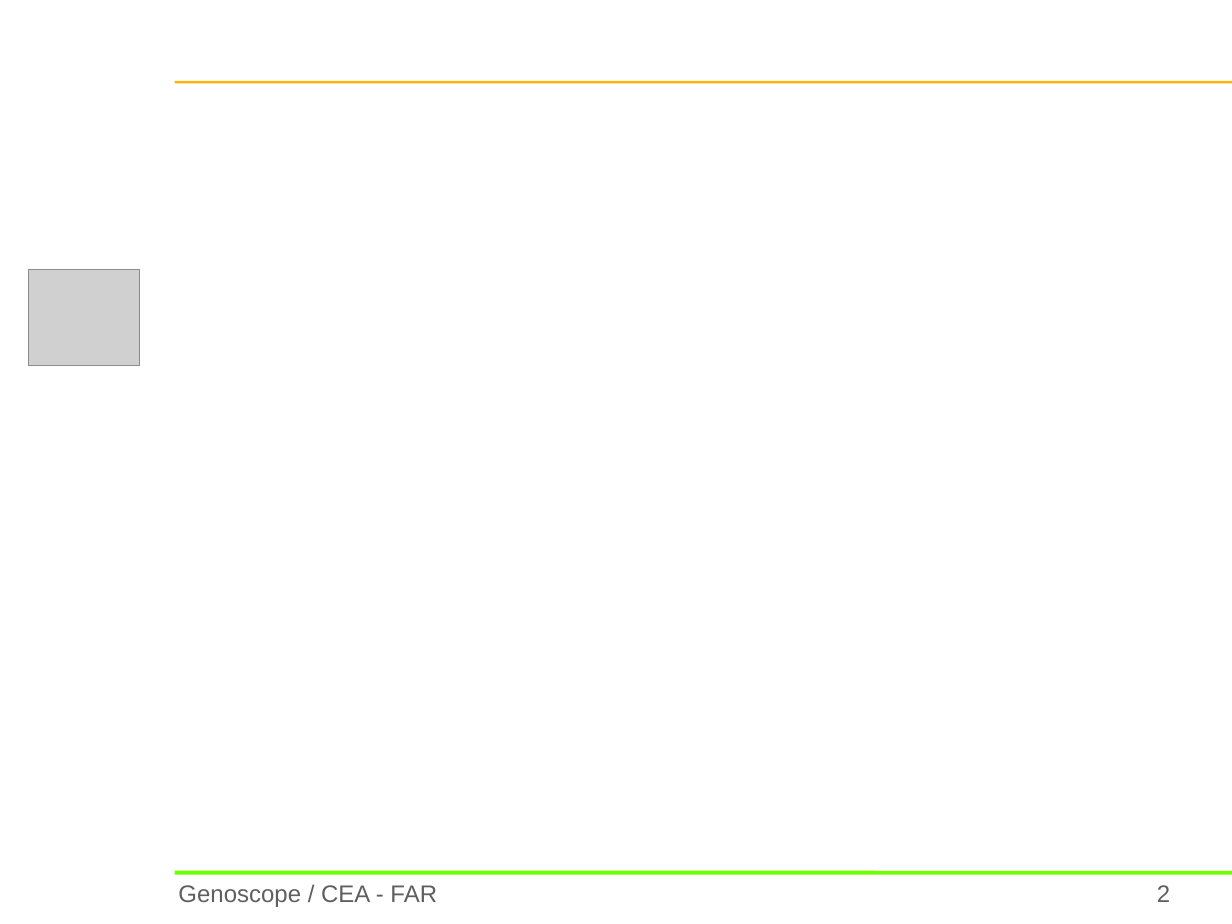
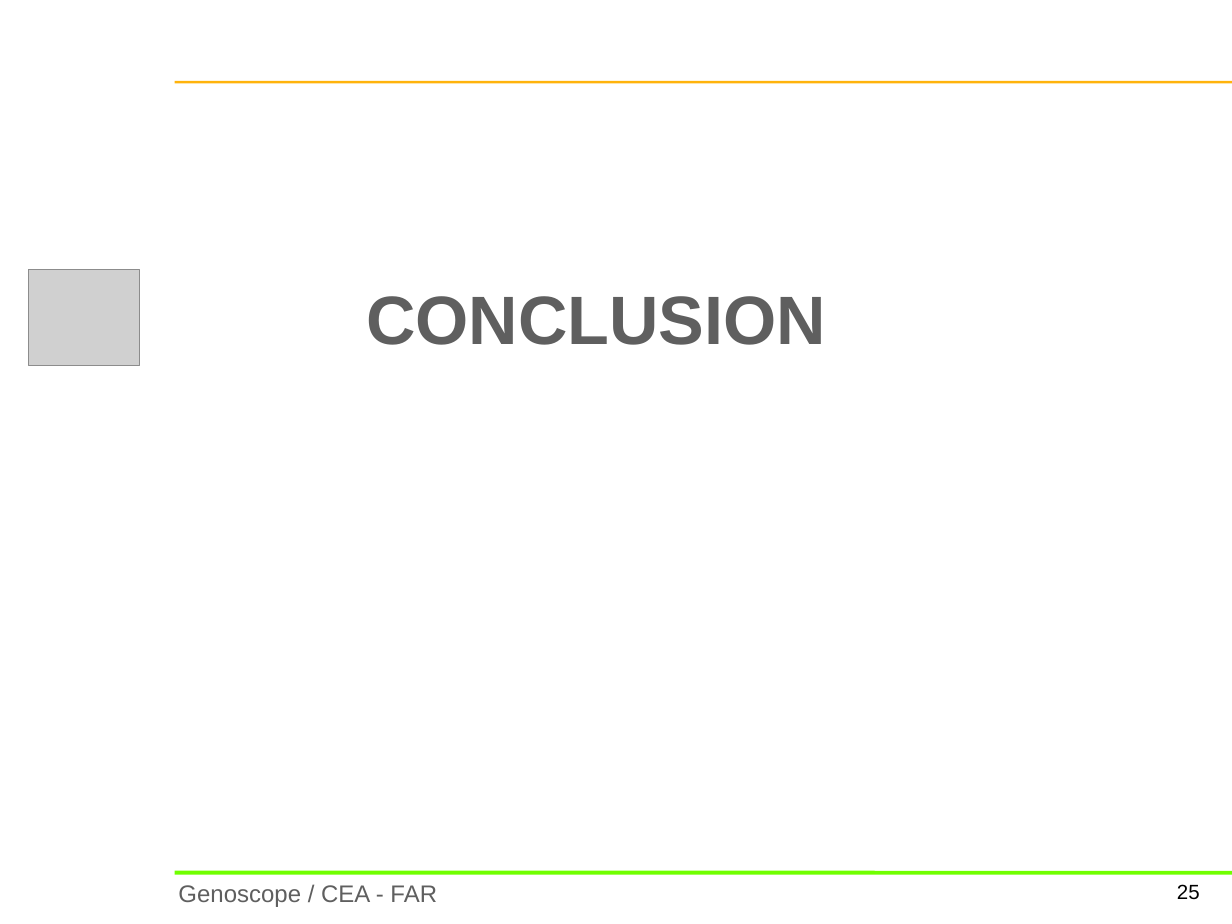
Before and after one commit to CyrilKeil/rapportAlternance20142015, a slide deck: slide 25 of PPTOral.pptx (slide 2 before the commit). Drawn at 1232x924 pixels with LibreOffice and Linux fonts; fonts in the diff are those of the drawing; grey boxes stand for pictures; background and template pictures are left out. Boxes give left, top, right and bottom in pixels: in the first picture for what was removed or moved away, otherwise in the second. Text is boxed around its words. In the diff, an @@ line names an element or a change of style, - is before the commit and + after.

```diff
--- a/PPTOral.pptx
+++ b/PPTOral.pptx
@@ title added at [366, 296, 825, 345], 40 pt, text #5F5F5F, bold @@
+CONCLUSION
@@ page number at [1177, 884, 1200, 900]: text changed; size 14 to 12 pt; text colour #5F5F5F to #000000 @@
-2
+25
```
Also in this commit, not shown: 15 other slides changed, 4 slides added, 1 other file.
